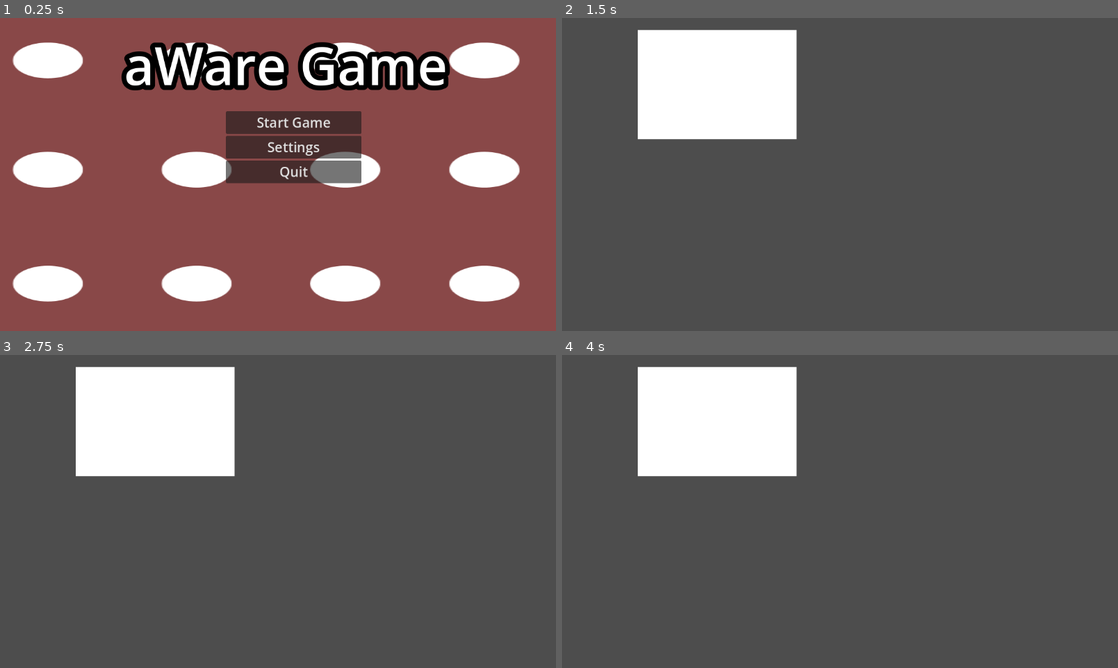
Above: before the commit, frames 1-4 (two rows, left to right).
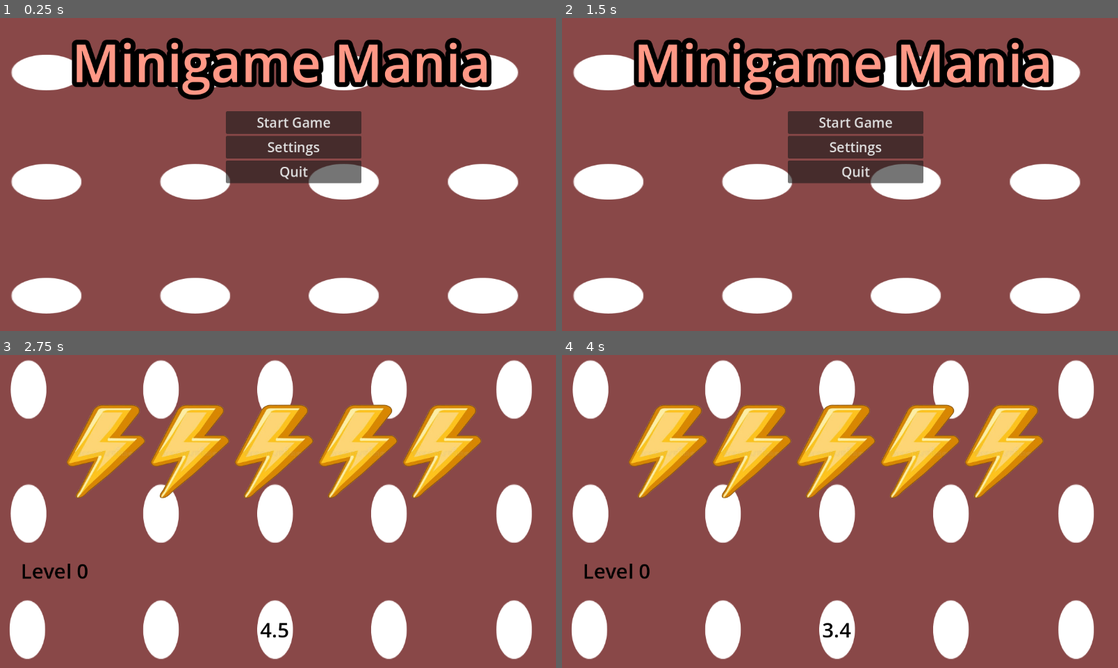
Above: after the commit, the same moments.

Repository: DoomandDestiny/aWareGame
Game: Godot game, scene res://Scenes/title_scene.tscn
Two runs of this game, one before a commit and one after it. Both use one fixed random seed, a clock stepped at 60 frames per second and the inputs below.
Inputs (mouse positions are in pixels of both pictures, inside the frame that each line leads up to):
- Up to frame 1 (0.25 s): no input
- Up to frame 2 (1.5 s): click "Settings" at 0.5 s; click (840, 215) at 1.25 s, where only the run after the commit has a clickable "Back"
- Up to frame 3 (2.75 s): click (294, 458) at 2 s, where only the run after the commit has a clickable "Start Game"
- Up to frame 4 (4 s): tap Enter at 2.75 s; move the mouse to (962, 495) at 2.77 s; hold Right 2.78-3.53 s; tap Alt at 2.85 s; click (962, 495) at 2.92 s; tap Space at 3.5 s; move the mouse to (728, 527) at 3.52 s; hold Down from 3.53 s (still down); tap Shift at 3.6 s

The runs differ from the first frame. In frame 1, 18% of the frame differs, in the area x 2-94%, y 6-95%; in frame 2, 100%, in the area x 0-100%, y 0-100%; in frame 3, 99%; in frame 4, 99%.

Commit message:
added rick roll

Diff:
--- /dev/null
+++ b/Scenes/settings_scene.gd
@@ -0,0 +1,15 @@
+extends Node2D
+
+
+# Called when the node enters the scene tree for the first time.
+func _ready() -> void:
+	pass # Replace with function body.
+
+
+# Called every frame. 'delta' is the elapsed time since the previous frame.
+func _process(delta: float) -> void:
+	pass
+
+
+func _on_button_pressed() -> void:
+	get_tree().change_scene_to_file("res://Scenes/title_scene.tscn")
--- a/Scenes/settings_scene.tscn
+++ b/Scenes/settings_scene.tscn
@@ -1,8 +1,23 @@
 [gd_scene format=3 uid="uid://cxiad8474piyr"]
+
+[ext_resource type="Script" uid="uid://cg7h0g7umlsa2" path="res://Scenes/settings_scene.gd" id="1_amiku"]
+[ext_resource type="Texture2D" uid="uid://3j208lv24rdl" path="res://Untitled design.png" id="1_cmf5w"]
+
+[sub_resource type="VideoStreamTheora" id="VideoStreamTheora_ogwx3"]
+file = "res://Rick_Astley_Never_Gonna_Give_You_Up.ogv"
 
 [sub_resource type="CanvasTexture" id="CanvasTexture_ogwx3"]
 
 [node name="settings_scene" type="Node2D" unique_id=964637912]
+script = ExtResource("1_amiku")
+
+[node name="VideoStreamPlayer" type="VideoStreamPlayer" parent="." unique_id=927225100]
+offset_left = 157.0
+offset_top = 25.0
+offset_right = 557.0
+offset_bottom = 325.0
+stream = SubResource("VideoStreamTheora_ogwx3")
+autoplay = true
 
 [node name="TextureRect" type="TextureRect" parent="." unique_id=730597440]
 offset_left = 157.0
@@ -10,3 +25,22 @@
 offset_right = 486.0
 offset_bottom = 251.0
 texture = SubResource("CanvasTexture_ogwx3")
+
+[node name="TextureRect" type="TextureRect" parent="TextureRect" unique_id=983486322]
+layout_mode = 0
+offset_left = -157.0
+offset_top = 1853.0
+offset_right = 1763.0
+offset_bottom = 3973.1353
+rotation = -1.5707964
+texture = ExtResource("1_cmf5w")
+
+[node name="Button" type="Button" parent="." unique_id=53667876]
+offset_left = 490.00006
+offset_top = 350.0
+offset_right = 535.00006
+offset_bottom = 381.0
+scale = Vector2(4.024493, 3.8920863)
+text = "Back"
+
+[connection signal="pressed" from="Button" to="." method="_on_button_pressed"]
--- a/Scenes/title_scene.tscn
+++ b/Scenes/title_scene.tscn
@@ -7,23 +7,24 @@
 script = ExtResource("1_b6ftn")
 
 [node name="TextureRect" type="TextureRect" parent="." unique_id=481609081]
-offset_left = -21.0
-offset_top = 1863.0
-offset_right = 1899.0
-offset_bottom = 3983.1353
+offset_left = -24.0
+offset_top = 1888.0
+offset_right = 1896.0
+offset_bottom = 4008.1353
 rotation = -1.5707964
 texture = ExtResource("2_b6ftn")
 
 [node name="Title" type="RichTextLabel" parent="." unique_id=470073760]
 clip_contents = false
-offset_left = 257.0
-offset_top = 23.0
-offset_right = 934.0
-offset_bottom = 214.0
+offset_left = 149.0
+offset_top = 17.0
+offset_right = 1028.0
+offset_bottom = 208.0
+theme_override_colors/default_color = Color(1, 0.5937962, 0.52454215, 1)
 theme_override_constants/outline_size = 40
 theme_override_constants/text_highlight_v_padding = 3
 theme_override_font_sizes/normal_font_size = 108
-text = "aWare Game"
+text = "Minigame Mania"
 
 [node name="VBoxContainer" type="VBoxContainer" parent="." unique_id=1015645978]
 offset_left = 468.0
Not shown, added: Rick_Astley_Never_Gonna_Give_You_Up.ogv.uid
Not shown, added: Scenes/settings_scene.gd.uid
Not shown, added: Rick_Astley_Never_Gonna_Give_You_Up.mp4
Not shown, added: Rick_Astley_Never_Gonna_Give_You_Up.ogv
